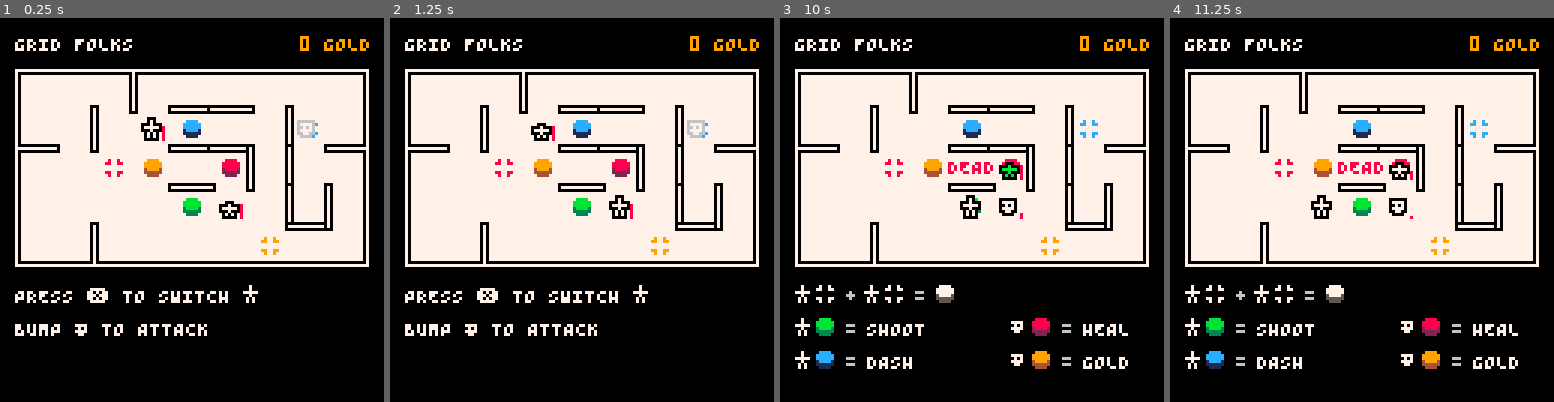
Above: before the commit, frames 1-4 (left to right).
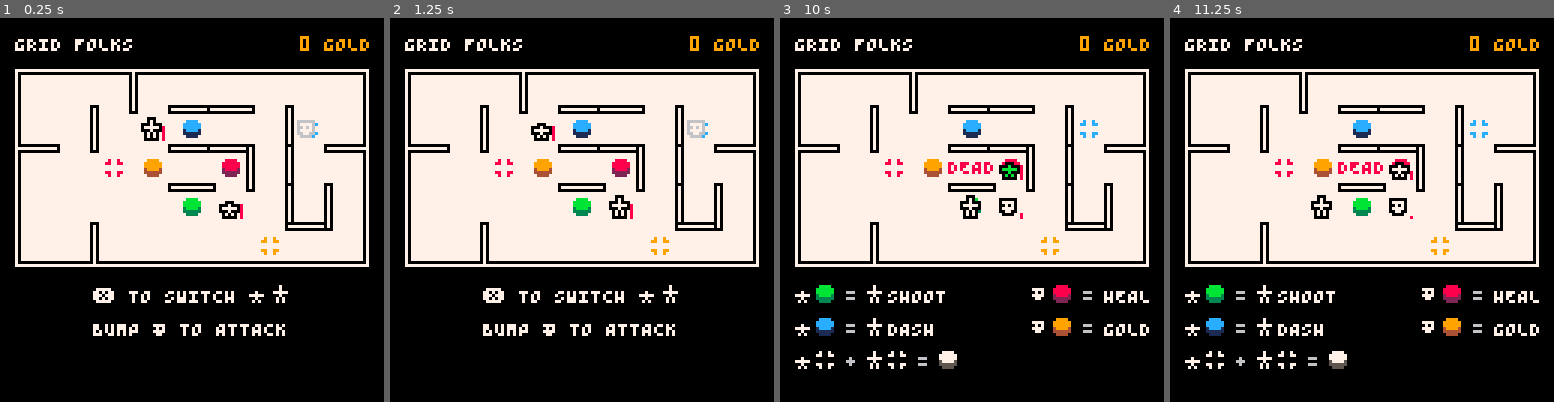
Above: after the commit, the same moments.

Repository: taylordolan/grid-folks
Game: PICO-8 cartridge grid_folks.p8
Same seed, same stepped clock (60 frames per second), same inputs: the game is played once before the commit and once after it.
Inputs:
- Up to frame 1 (0.25 s): no input
- Up to frame 2 (1.25 s): tap X (X key) at 1.07 s
- Up to frame 3 (10 s): hold Left 1.97-2.37 s; tap X (X key) every 0.33 s from 2.07 to 9.73 s; hold Down 2.42-2.82 s; hold Right 2.87-3.53 s; hold Up 3.58-4.08 s; hold Right 4.13-4.53 s; hold Down 4.58-5.08 s; hold Left 5.13-5.8 s; hold Up 5.85-6.18 s; hold Left 6.23-6.63 s; hold Down 6.68-7.08 s; hold Right 7.13-7.8 s; hold Up 7.85-8.35 s; hold Right 8.4-8.8 s; hold Down 8.85-9.35 s; hold Left from 9.4 s (still down)
- Up to frame 4 (11.25 s): release Left at 10.07 s; tap X (X key) every 0.33 s from 10.07 to 11.07 s; hold Up 10.12-10.45 s; hold Left 10.5-10.9 s; hold Down from 10.95 s (still down)

The runs differ from the first frame. In frame 1, 2.1% of the frame differs, in the area x 3-75%, y 69-83%; in frame 2, 2.1%; in frame 3, 4.1%, in the area x 3-97%, y 69-92%; in frame 4, 4.1%.

Commit message:
update instructions layout

Diff:
--- a/grid_folks.p8
+++ b/grid_folks.p8
@@ -149,7 +149,7 @@
   -- this gets updated whenever an enemy spawns
   last_spawned_turn = 0
 
-  -- this is just so I don't have to set the initial_spawn_rate in an abstract way
+  -- this is just so i don't have to set the initial_spawn_rate in an abstract way
   spawn_modifier = initial_spawn_rate + flr(sqrt(spawn_base))
 
 end
@@ -284,11 +284,13 @@
   function draw_intro_instructions()
     palt(0, false)
     palt(15, true)
-    local x_pos = padding_left - ceil(margin / 2)
+    local x_pos = padding_left - ceil(margin / 2) + 26
     local y_pos = 90
     local line_height = 11
-    print(smallcaps("press \151 to switch"), x_pos, y_pos)
-    spr(sprites.hero + 1, x_pos + 75, y_pos - 2)
+    print(smallcaps("\151"), x_pos, y_pos)
+    print(smallcaps("to switch"), x_pos + 12, y_pos)
+    spr(sprites.hero, x_pos + 51, y_pos - 2)
+    spr(sprites.hero + 1, x_pos + 59, y_pos - 2)
     y_pos += line_height
 
     print(smallcaps("bump"), x_pos, y_pos)
@@ -304,30 +306,35 @@
     local y_pos = 90
     local line_height = 11
 
+
+
+    -- shoot
+    spr(sprites.hero, x_pos, y_pos - 2)
+    spr(sprites.effect_shoot, x_pos + 7, y_pos - 2)
+    print("=", x_pos + 18, y_pos, 06)
+    spr(sprites.hero + 1, x_pos + 24, y_pos - 2)
+    print(smallcaps("shoot"), x_pos + 32, y_pos, text_color)
+    y_pos += line_height
+
+    -- dash
+    spr(sprites.hero, x_pos, y_pos - 2)
+    spr(sprites.effect_dash, x_pos + 7, y_pos - 2)
+    print("=", x_pos + 18, y_pos, 06)
+    spr(sprites.hero + 1, x_pos + 24, y_pos - 2)
+    print(smallcaps("dash"), x_pos + 32, y_pos, text_color)
+    y_pos += line_height
+
     -- advance
-    spr(sprites.hero + 1, x_pos, y_pos - 2)
+    spr(sprites.hero, x_pos, y_pos - 2)
     spr(011, x_pos + 7, y_pos - 2)
     print("+", x_pos + 18, y_pos, 06)
-    spr(sprites.hero + 1, x_pos + 23, y_pos - 2)
-    spr(011, x_pos + 30, y_pos - 2)
-    print("=", x_pos + 41, y_pos, 06)
-    spr(012, x_pos + 47, y_pos - 2)
-    y_pos += line_height
-
-    -- shoot
-    spr(sprites.hero + 1, x_pos, y_pos - 2)
-    spr(sprites.effect_shoot, x_pos + 7, y_pos - 2)
-    print("=", x_pos + 18, y_pos, 06)
-    print(smallcaps("shoot"), x_pos + 25, y_pos, text_color)
-    y_pos += line_height
-
-    -- dash
-    spr(sprites.hero + 1, x_pos, y_pos - 2)
-    spr(sprites.effect_dash, x_pos + 7, y_pos - 2)
-    print("=", x_pos + 18, y_pos, 06)
-    print(smallcaps("dash"), x_pos + 25, y_pos, text_color)
-
-    x_pos += 72
+    spr(sprites.hero + 1, x_pos + 24, y_pos - 2)
+    spr(011, x_pos + 31, y_pos - 2)
+    print("=", x_pos + 42, y_pos, 06)
+    spr(012, x_pos + 48, y_pos - 2)
+
+    x_pos += 79
+    y_pos -= line_height
     y_pos -= line_height
 
     -- health
@@ -408,8 +415,6 @@
   draw_floor()
   draw_score()
   draw_instructions()
-  -- draw_switch_instructions()
-  -- draw_button_instructions()
 
 	for x = 1, cols do
 		for y = 1, rows do
